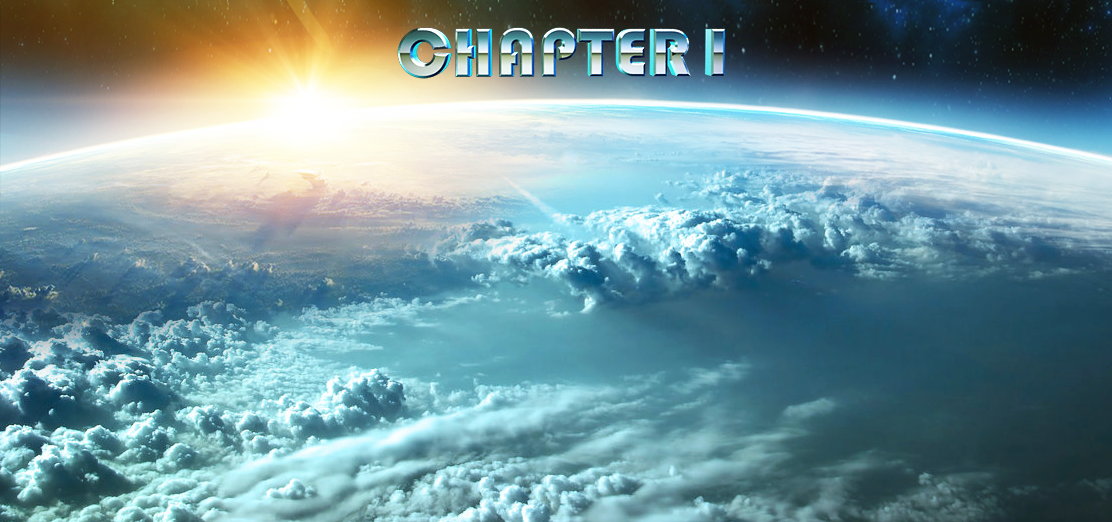
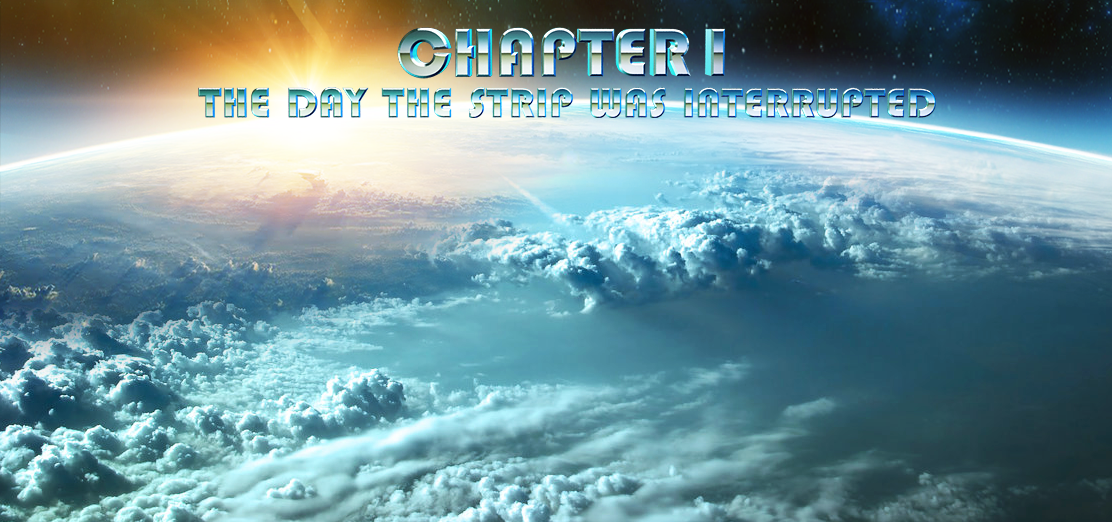
The second (1112, 522) image is a revision of the first. Changes to its layers:
added layer "1" (1st of 2) above "1" over [198, 87, 936, 118]
